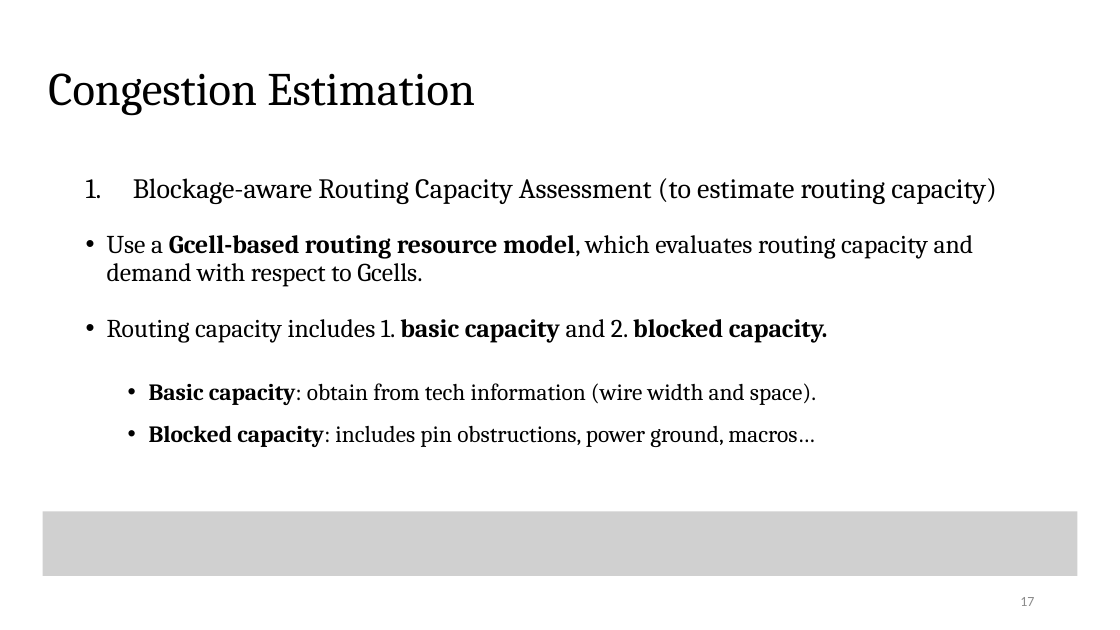
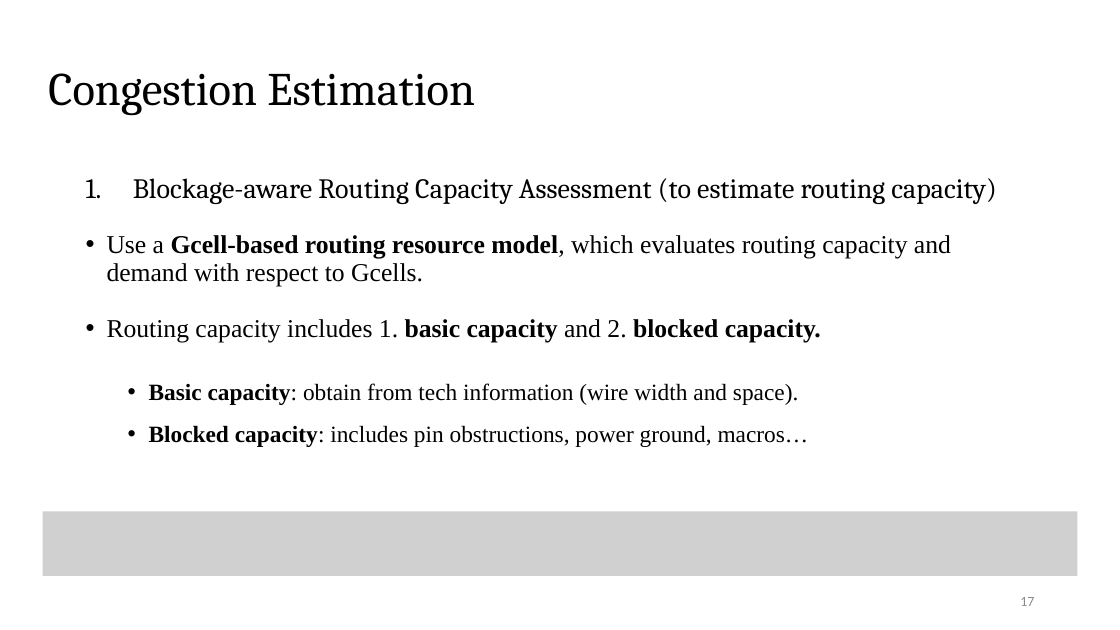
Before and after one commit to Pacific-Feng-Studuies/Studied-Papers, a slide deck: slide 18 of GM/Placement/PUFFER A Routability-Driven Placement Framework via Cell Padding/PUFFER A Routability-Driven Placement Framework via Cell Padding.pptx. Drawn at 1120x630 pixels with LibreOffice and Linux fonts; fonts in the diff are those of the drawing; grey boxes stand for pictures. Boxes give left, top, right and bottom in pixels: in the first picture for what was removed or moved away, otherwise in the second. Text is boxed around its words. In the diff, an @@ line names an element or a change of style, - is before the commit and + after.

```diff
--- a/GM/Placement/PUFFER A Routability-Driven Placement Framework via Cell Padding/PUFFER A Routability-Driven Placement Framework via Cell Padding.pptx
+++ b/GM/Placement/PUFFER A Routability-Driven Placement Framework via Cell Padding/PUFFER A Routability-Driven Placement Framework via Cell Padding.pptx
@@ text at (107, 235, 951, 447): font Cambria to Times New Roman in "Use a Gcell-based routing resource model, which ...", "Routing capacity includes 1. basic capacity and ...", "Basic capacity: obtain from tech information (wire ...", "Blocked capacity: includes pin obstructions, power ground, ..." @@
```
Also in this commit, not shown: 7 other slides changed, 2 slides added.
